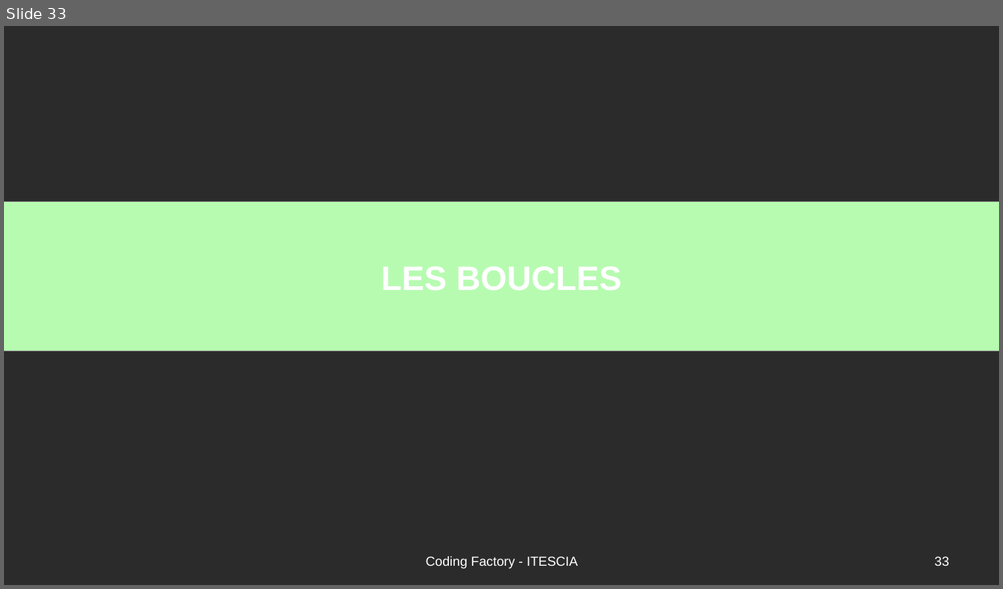
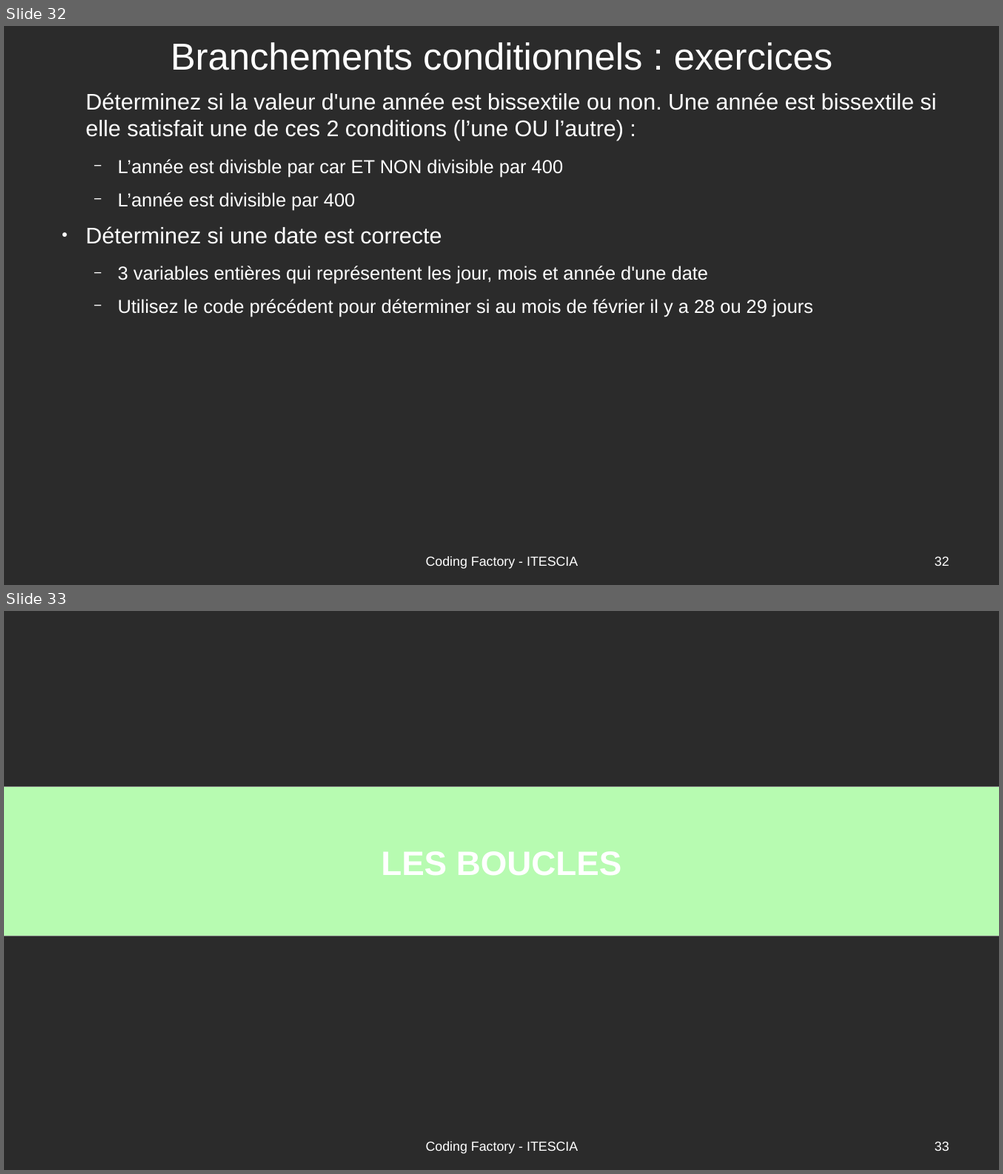
Before and after one commit to Romuald78/codingdojo_studentplugin, a slide deck: resources/doc/piscine_codingfactory-cours.odp. Shown one above the other, each under a label of ours: slide 33 before the commit, slides 32 and 33 after it. The pictures are 1003x589 and 1003x1174 pixels, drawn with LibreOffice and Linux fonts; fonts in the diff are those of the drawing; background and template pictures are left out; a plain dark background stands for a picture behind light text. Boxes give left, top, right and bottom in pixels: in the first picture for what was removed or moved away, otherwise in the second. Text is boxed around its words. In the diff, an @@ line names an element or a change of style, - is before the commit and + after.

Commit message:
Update cours exercices

```diff
--- a/resources/doc/piscine_codingfactory-cours.odp
+++ b/resources/doc/piscine_codingfactory-cours.odp
@@ slide 32 added at [4, 26, 999, 585], background picture (left out) @@
@@ title added at [170, 42, 832, 70], 40 pt, text #FFFFFF @@
+Branchements conditionnels : exercices
@@ text added at [85, 93, 936, 318], 20 pt, text #FFFFFF @@
+Déterminez si la valeur d'une année est bissextile ou non. Une année est bissextile si elle satisfait une de ces 2 conditions (l’une OU l’autre) :
+  − L’année est divisble par car ET NON divisible par 400
+  − L’année est divisible par 400
+● Déterminez si une date est correcte
+  − 3 variables entières qui représentent les jour, mois et année d'une date
+  − Utilisez le code précédent pour déterminer si au mois de février il y a 28 ou 29 jours
@@ text added at [426, 557, 578, 569], 14 pt, text #FFFFFF @@
+Coding Factory - ITESCIA
@@ page number added at [934, 557, 949, 566], 14 pt, text #FFFFFF @@
+32
```
Also in this commit, not shown: 3 slides changed, 3 other slides added, 1 slide removed.
